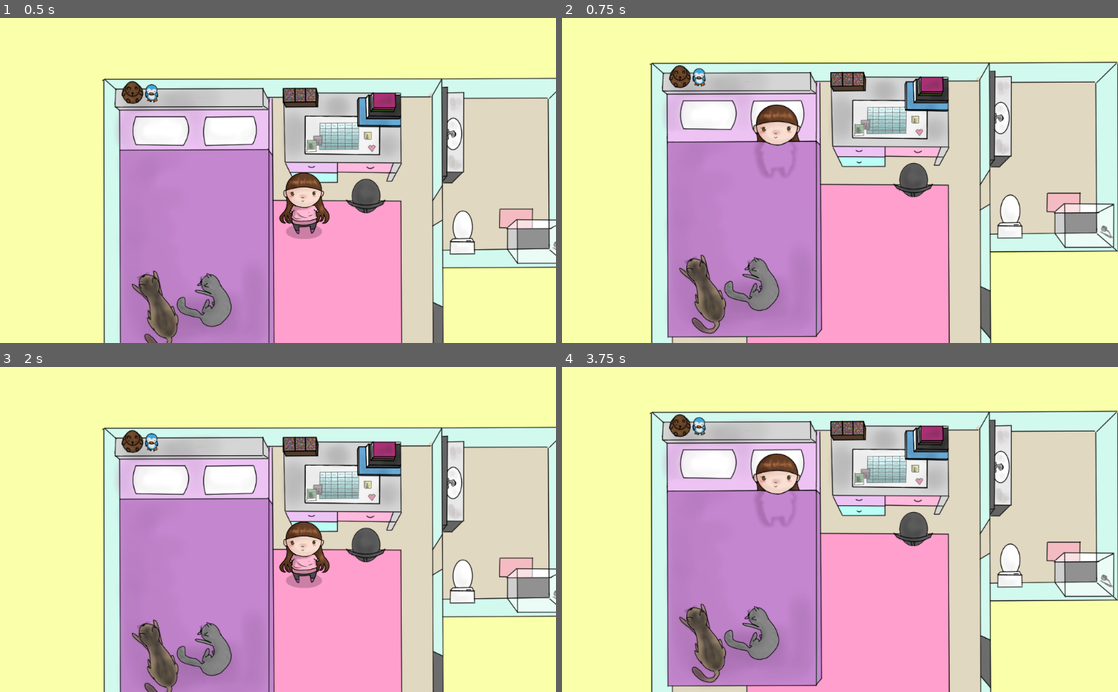
Above: before the commit, frames 1-4 (two rows, left to right).
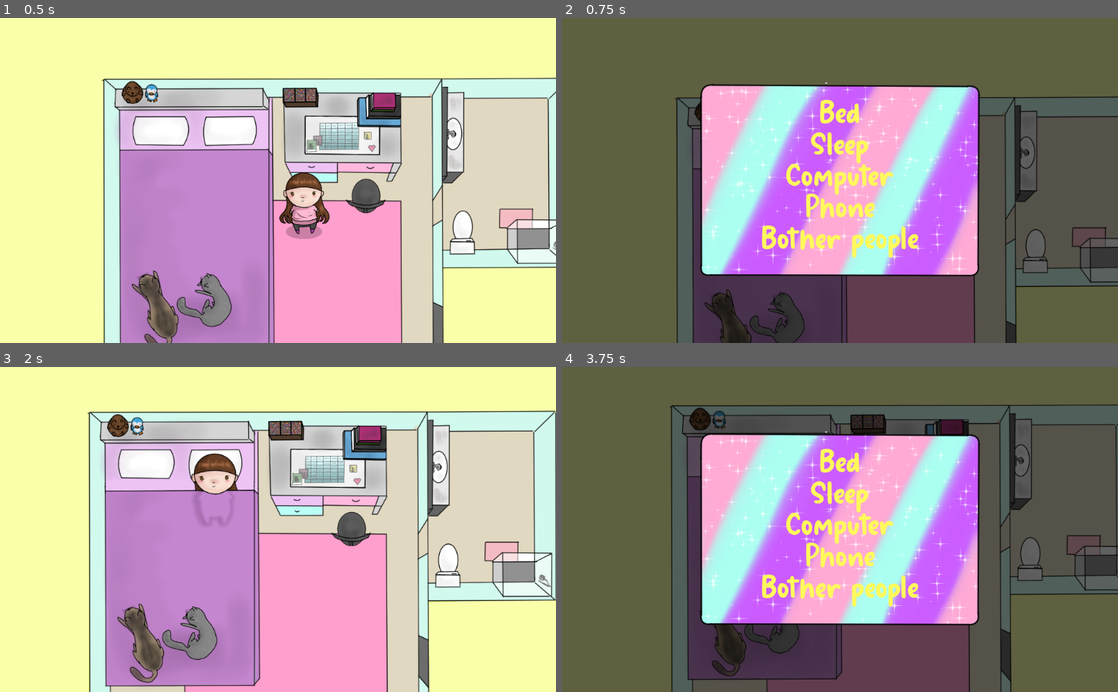
Above: after the commit, the same moments.

Repository: A-Walrus/Jessy
Game: Godot game, scene res://Scenes/World.tscn
The game is run twice, just before and just after one commit, with the same random seed, the same clock (stepped at 60 frames per second) and the same inputs.
Inputs (mouse positions are in pixels of both pictures, inside the frame that each line leads up to):
- Up to frame 1 (0.5 s): no input
- Up to frame 2 (0.75 s): tap Enter at 0.5 s; move the mouse to (756, 187) at 0.52 s; press the mouse at (756, 187) at 0.53 s
- Up to frame 3 (2 s): release the mouse at (194, 536) at 1.25 s; click (278, 497) at 1.25 s, where only the run after the commit has a clickable "Sleep"
- Up to frame 4 (3.75 s): move the mouse to (728, 545) at 2.02 s; click (728, 545) at 2.1 s; tap Space at 2.75 s; move the mouse to (895, 458) at 2.77 s; press the mouse at (895, 458) at 2.78 s; move the mouse to (812, 594) at 3.52 s; release the mouse at (812, 594) at 3.53 s; click (812, 594) at 3.6 s

Frame 1 is identical in both runs. In frame 2, 97% of the frame differs, in the area x 0-100%, y 0-100%; in frame 3, 38%; in frame 4, 97%.

Commit message:
Back + Bed UI

Diff:
--- a/Jessy/Area2D.gd
+++ b/Jessy/Area2D.gd
@@ -1,8 +1,8 @@
 extends Node
 
-
+signal picked()
 
 func _on_Click_input_event(viewport, event, shape_idx):
 	if Input.is_action_just_pressed("click"):
 		if(get_node("../Navigation2D/Jessy/kine") in $Stand.get_overlapping_bodies()):
-			get_tree().change_scene("res://Scenes/Bed.tscn")
+			emit_signal("picked")
--- a/Jessy/Navigation2D.gd
+++ b/Jessy/Navigation2D.gd
@@ -2,6 +2,8 @@
 
 export(float) var character_speed = 400.0
 var path = []
+
+
 
 onready var character = $Jessy
 
@@ -20,9 +22,12 @@
 
 
 func move_along_path(distance):
-	character.animation="walk"
 	var last_point = character.position
 	while path.size():
+		if((path[0]-character.position).y>0):
+			character.animation="walk"
+		else:
+			character.animation="bWalk"
 		var distance_between_points = last_point.distance_to(path[0])
 		# The position to move to falls between two points.
 		if distance <= distance_between_points:
@@ -35,7 +40,10 @@
 	# The character reached the end of the path.
 	character.position = last_point
 	set_process(false)
-	character.animation="idle"
+	if(character.animation=="bWalk"):
+		character.animation="bIdle"
+	else:
+		character.animation="idle"
 
 
 func _update_navigation_path(start_position, end_position):
--- a/Jessy/Scenes/Clean Room.tscn
+++ b/Jessy/Scenes/Clean Room.tscn
@@ -7,24 +7,18 @@
 [ext_resource path="res://Art/Temp/JESSY.CLEN ROOM.png" type="Texture" id=5]
 [ext_resource path="res://Art/Temp/JESSY.ART2.png" type="Texture" id=6]
 [ext_resource path="res://Art/Temp/JESSY.ART1.png" type="Texture" id=7]
+[ext_resource path="res://goldie_boxing/font.tres" type="DynamicFont" id=8]
 
-[sub_resource type="DynamicFontData" id=1]
-font_path = "res://goldie_boxing/Goldie Boxing.ttf"
+[sub_resource type="RectangleShape2D" id=1]
+extents = Vector2( 208.779, 180.696 )
 
-[sub_resource type="DynamicFont" id=2]
-size = 100
-font_data = SubResource( 1 )
+[sub_resource type="RectangleShape2D" id=2]
+extents = Vector2( 152.294, 102.2 )
 
 [sub_resource type="RectangleShape2D" id=3]
-extents = Vector2( 208.779, 180.696 )
+extents = Vector2( 86.7405, 102.2 )
 
 [sub_resource type="RectangleShape2D" id=4]
-extents = Vector2( 152.294, 102.2 )
-
-[sub_resource type="RectangleShape2D" id=5]
-extents = Vector2( 86.7405, 102.2 )
-
-[sub_resource type="RectangleShape2D" id=6]
 extents = Vector2( 152.294, 102.2 )
 
 [node name="Clean Room" type="Node"]
@@ -53,7 +47,7 @@
 margin_right = -458.933
 margin_bottom = -271.675
 rect_pivot_offset = Vector2( 71.482, 50.8752 )
-custom_fonts/font = SubResource( 2 )
+custom_fonts/font = ExtResource( 8 )
 text = "Art"
 __meta__ = {
 "_edit_use_anchors_": false
@@ -64,7 +58,7 @@
 margin_right = -437.167
 margin_bottom = 131.0
 rect_pivot_offset = Vector2( 71.482, 50.8752 )
-custom_fonts/font = SubResource( 2 )
+custom_fonts/font = ExtResource( 8 )
 text = "Pop"
 __meta__ = {
 "_edit_use_anchors_": false
@@ -76,7 +70,7 @@
 margin_right = -390.933
 margin_bottom = 509.252
 rect_pivot_offset = Vector2( 71.482, 50.8752 )
-custom_fonts/font = SubResource( 2 )
+custom_fonts/font = ExtResource( 8 )
 text = "Books"
 __meta__ = {
 "_edit_use_anchors_": false
--- /dev/null
+++ b/Jessy/Scenes/UI.gd
@@ -0,0 +1,11 @@
+extends Control
+
+
+
+func _on_Bed_picked():
+	show()
+	$Center/Bed.show()
+
+
+func _on_sleep_pressed():
+	get_tree().change_scene("res://Scenes/Bed.tscn")
--- a/Jessy/Scenes/World.tscn
+++ b/Jessy/Scenes/World.tscn
@@ -8,7 +8,15 @@
 [ext_resource path="res://Art/Temp/JESSY.png" type="Texture" id=6]
 [ext_resource path="res://Art/Temp/JESSY.WALKK.png" type="Texture" id=7]
 [ext_resource path="res://Scenes/Camera2D.tscn" type="PackedScene" id=8]
-[ext_resource path="res://Scenes/Drawer.gd" type="Script" id=9]
+[ext_resource path="res://Drawer.gd" type="Script" id=9]
+[ext_resource path="res://Art/Temp/JESSY.WINDOW.png" type="Texture" id=10]
+[ext_resource path="res://Art/Temp/shadoww.png" type="Texture" id=11]
+[ext_resource path="res://Scenes/UI.gd" type="Script" id=12]
+[ext_resource path="res://goldie_boxing/f.tres" type="DynamicFont" id=13]
+[ext_resource path="res://goldie_boxing/new_theme.tres" type="Theme" id=14]
+[ext_resource path="res://Art/Temp/JESSY.BACK.png" type="Texture" id=15]
+[ext_resource path="res://Art/Temp/JESSY.BACK3.png" type="Texture" id=16]
+[ext_resource path="res://Art/Temp/JESSY.BACK2.png" type="Texture" id=17]
 
 [sub_resource type="NavigationPolygon" id=1]
 vertices = PoolVector2Array( -593.138, 112.844, -594.516, 97.6915, -246.637, 104.706, -527.02, 112.844, -508.127, 228.9 …(460 unchanged characters)…
@@ -25,6 +33,16 @@
 "frames": [ ExtResource( 3 ), ExtResource( 7 ) ],
 "loop": true,
 "name": "walk",
+"speed": 7.0
+}, {
+"frames": [ ExtResource( 15 ) ],
+"loop": true,
+"name": "bIdle",
+"speed": 5.0
+}, {
+"frames": [ ExtResource( 17 ), ExtResource( 16 ) ],
+"loop": true,
+"name": "bWalk",
 "speed": 7.0
 } ]
 
@@ -116,5 +134,117 @@
 [node name="CollisionShape2D" type="CollisionShape2D" parent="Drawer/Area2D"]
 position = Vector2( -59.9977, 294.771 )
 shape = SubResource( 6 )
+
+[node name="CanvasLayer" type="CanvasLayer" parent="."]
+
+[node name="UI" type="Control" parent="CanvasLayer"]
+visible = false
+anchor_right = 1.0
+anchor_bottom = 1.0
+script = ExtResource( 12 )
+__meta__ = {
+"_edit_use_anchors_": false
+}
+
+[node name="Darken" type="TextureRect" parent="CanvasLayer/UI"]
+modulate = Color( 1, 1, 1, 0.619608 )
+anchor_right = 1.0
+anchor_bottom = 1.0
+texture = ExtResource( 11 )
+expand = true
+__meta__ = {
+"_edit_use_anchors_": false
+}
+
+[node name="Center" type="CenterContainer" parent="CanvasLayer/UI"]
+anchor_right = 1.0
+anchor_bottom = 1.0
+__meta__ = {
+"_edit_use_anchors_": false
+}
+
+[node name="Bed" type="Control" parent="CanvasLayer/UI/Center"]
+visible = false
+margin_left = 512.0
+margin_top = 300.0
+margin_right = 512.0
+margin_bottom = 300.0
+__meta__ = {
+"_edit_use_anchors_": false
+}
+
+[node name="Window" type="TextureRect" parent="CanvasLayer/UI/Center/Bed"]
+margin_left = -263.0
+margin_top = -181.0
+margin_right = 262.0
+margin_bottom = 181.0
+texture = ExtResource( 10 )
+__meta__ = {
+"_edit_use_anchors_": false
+}
+
+[node name="V" type="VBoxContainer" parent="CanvasLayer/UI/Center/Bed"]
+margin_left = -146.0
+margin_top = -143.0
+margin_right = 146.0
+margin_bottom = 143.0
+
+[node name="Bed" type="Label" parent="CanvasLayer/UI/Center/Bed/V"]
+margin_right = 292.0
+margin_bottom = 54.0
+custom_fonts/font = ExtResource( 13 )
+custom_colors/font_color = Color( 1, 0.978667, 0.36, 1 )
+text = "Bed"
+align = 1
+
+[node name="sleep" type="Button" parent="CanvasLayer/UI/Center/Bed/V"]
+margin_top = 58.0
+margin_right = 292.0
+margin_bottom = 112.0
+theme = ExtResource( 14 )
+custom_fonts/font = ExtResource( 13 )
+custom_colors/font_color = Color( 1, 0.980392, 0.360784, 1 )
+text = "Sleep"
+__meta__ = {
+"_edit_use_anchors_": false
+}
+
+[node name="computer" type="Button" parent="CanvasLayer/UI/Center/Bed/V"]
+margin_top = 116.0
+margin_right = 292.0
+margin_bottom = 170.0
+theme = ExtResource( 14 )
+custom_fonts/font = ExtResource( 13 )
+custom_colors/font_color = Color( 1, 0.980392, 0.360784, 1 )
+text = "Computer"
+__meta__ = {
+"_edit_use_anchors_": false
+}
+
+[node name="phone" type="Button" parent="CanvasLayer/UI/Center/Bed/V"]
+margin_top = 174.0
+margin_right = 292.0
+margin_bottom = 228.0
+theme = ExtResource( 14 )
+custom_fonts/font = ExtResource( 13 )
+custom_colors/font_color = Color( 1, 0.980392, 0.360784, 1 )
+text = "Phone"
+__meta__ = {
+"_edit_use_anchors_": false
+}
+
+[node name="bother people" type="Button" parent="CanvasLayer/UI/Center/Bed/V"]
+margin_top = 232.0
+margin_right = 292.0
+margin_bottom = 286.0
+theme = ExtResource( 14 )
+custom_fonts/font = ExtResource( 13 )
+custom_colors/font_color = Color( 1, 0.980392, 0.360784, 1 )
+text = "Bother people"
+__meta__ = {
+"_edit_use_anchors_": false
+}
+[connection signal="picked" from="Bed" to="CanvasLayer/UI" method="_on_Bed_picked"]
 [connection signal="input_event" from="Bed/Click" to="Bed" method="_on_Click_input_event"]
 [connection signal="input_event" from="Drawer/Area2D" to="Drawer" method="_on_Area2D_input_event"]
+[connection signal="pressed" from="CanvasLayer/UI/Center/Bed/V/sleep" to="CanvasLayer/UI" method="_on_sleep_pressed"]
--- /dev/null
+++ b/Jessy/goldie_boxing/f.tres
@@ -0,0 +1,8 @@
+[gd_resource type="DynamicFont" load_steps=2 format=2]
+
+[sub_resource type="DynamicFontData" id=7]
+font_path = "res://goldie_boxing/Goldie Boxing.ttf"
+
+[resource]
+size = 60
+font_data = SubResource( 7 )
--- /dev/null
+++ b/Jessy/goldie_boxing/font.tres
@@ -0,0 +1,8 @@
+[gd_resource type="DynamicFont" load_steps=2 format=2]
+
+[sub_resource type="DynamicFontData" id=7]
+font_path = "res://goldie_boxing/Goldie Boxing.ttf"
+
+[resource]
+size = 100
+font_data = SubResource( 7 )
--- /dev/null
+++ b/Jessy/goldie_boxing/new_theme.tres
@@ -0,0 +1,28 @@
+[gd_resource type="Theme" load_steps=7 format=2]
+
+[ext_resource path="res://goldie_boxing/f.tres" type="DynamicFont" id=1]
+
+[sub_resource type="StyleBoxEmpty" id=1]
+
+[sub_resource type="StyleBoxEmpty" id=2]
+
+[sub_resource type="StyleBoxEmpty" id=3]
+
+[sub_resource type="StyleBoxEmpty" id=4]
+
+[sub_resource type="StyleBoxEmpty" id=5]
+
+[resource]
+default_font = ExtResource( 1 )
+Button/colors/ = Color( 0, 0, 0, 0 )
+Button/colors/font_color = Color( 0.88, 0.88, 0.88, 1 )
+Button/colors/font_color_disabled = Color( 0.9, 0.9, 0.9, 0.2 )
+Button/colors/font_color_hover = Color( 0.94, 0.94, 0.94, 1 )
+Button/colors/font_color_pressed = Color( 1, 1, 1, 1 )
+Button/constants/hseparation = 2
+Button/fonts/font = null
+Button/styles/disabled = SubResource( 1 )
+Button/styles/focus = SubResource( 2 )
+Button/styles/hover = SubResource( 3 )
+Button/styles/normal = SubResource( 4 )
+Button/styles/pressed = SubResource( 5 )
Binary file added: Jessy/Art/Temp/JESSY.BACK.png
Not shown, added: Jessy/Art/Temp/JESSY.BACK.png.import
Binary file added: Jessy/Art/Temp/JESSY.BACK2.png
Not shown, added: Jessy/Art/Temp/JESSY.BACK2.png.import
Binary file added: Jessy/Art/Temp/JESSY.BACK3.png
Not shown, added: Jessy/Art/Temp/JESSY.BACK3.png.import
Binary file added: Jessy/Art/Temp/JESSY.PHONE.CALLLL.png
Not shown, added: Jessy/Art/Temp/JESSY.PHONE.CALLLL.png.import
Binary file added: Jessy/Art/Temp/shadoww.png
Not shown, added: Jessy/Art/Temp/shadoww.png.import
Renamed: Jessy/Scenes/Drawer.gd -> Jessy/Drawer.gd
Not shown: 5 places in Jessy/Scenes/Clean Room.tscn that only renumber resources
(and 1 more such lines)
